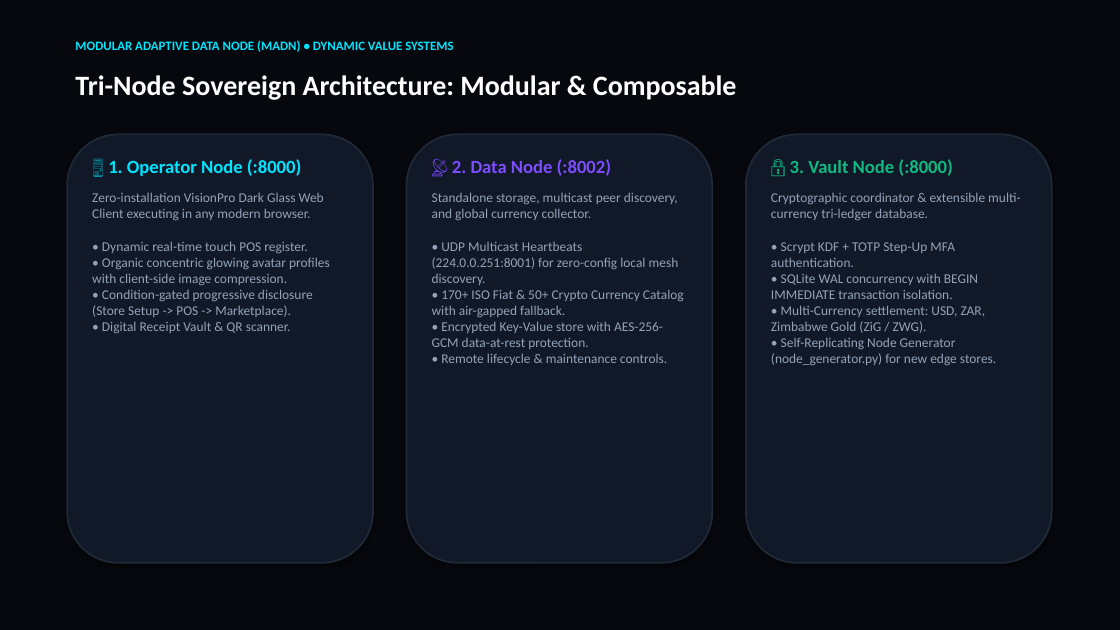
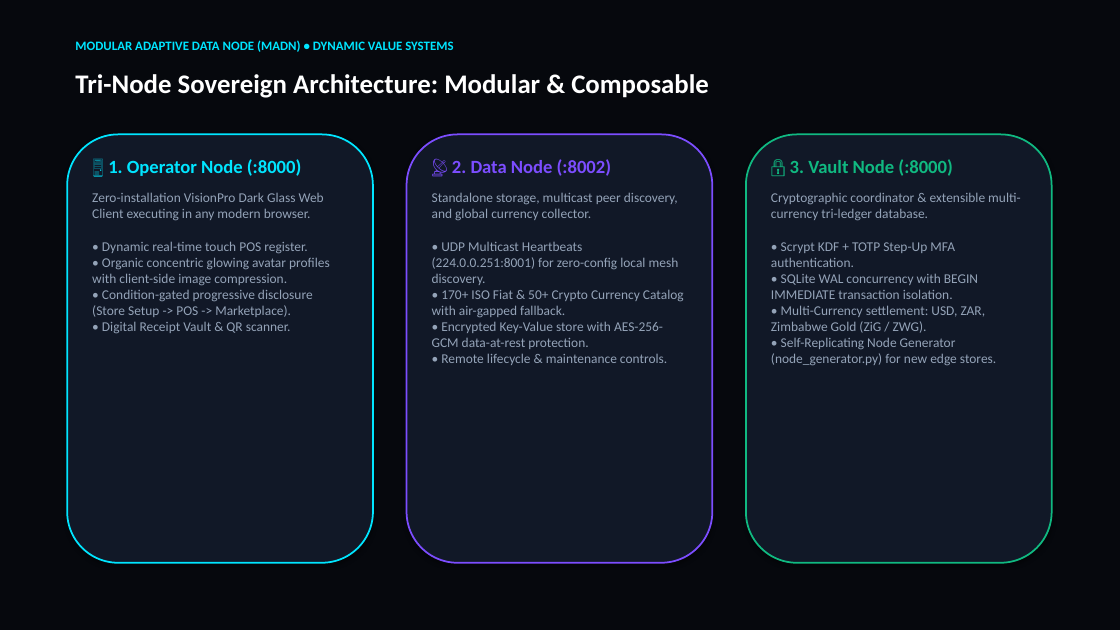
Before and after one commit to pmd742omni/2026-02-15-Sun-2055-Modular-Adaptive-Data-Node--MAD---Node--for-Dynamic-Value-Systems, a slide deck: slide 5 of 01_Documentation_and_Thesis/MADN_Dynamic_Value_Systems_Presentation.pptx (slide 4 before the commit). Drawn at 1120x630 pixels with LibreOffice and Linux fonts; fonts in the diff are those of the drawing. Boxes give left, top, right and bottom in pixels: in the first picture for what was removed or moved away, otherwise in the second. Text is boxed around its words. In the diff, an @@ line names an element or a change of style, - is before the commit and + after.

```diff
--- a/01_Documentation_and_Thesis/MADN_Dynamic_Value_Systems_Presentation.pptx
+++ b/01_Documentation_and_Thesis/MADN_Dynamic_Value_Systems_Presentation.pptx
@@ text "Tri-Node Sovereign Architecture: Modular & ..." at [75, 74, 709, 98]: size 24 to 23 pt @@
@@ rounded rectangle at [67, 134, 373, 563]: outline #1F2937 1.5 pt to #00E5FF 1.5 pt @@
@@ rounded rectangle at [407, 134, 712, 563]: outline #1F2937 1.5 pt to #7C4DFF 1.5 pt @@
@@ rounded rectangle at [746, 134, 1052, 563]: outline #1F2937 1.5 pt to #10B981 1.5 pt @@
```
Also in this commit, not shown: 7 other slides changed, 3 slides added, 1 slide removed, 1 other file.
